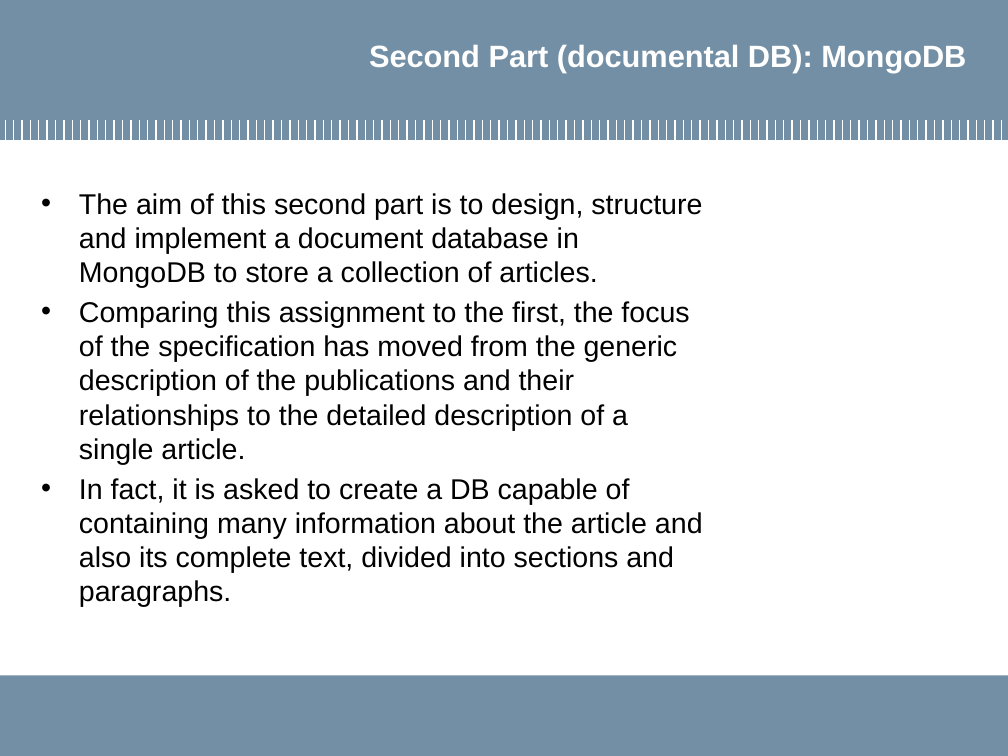
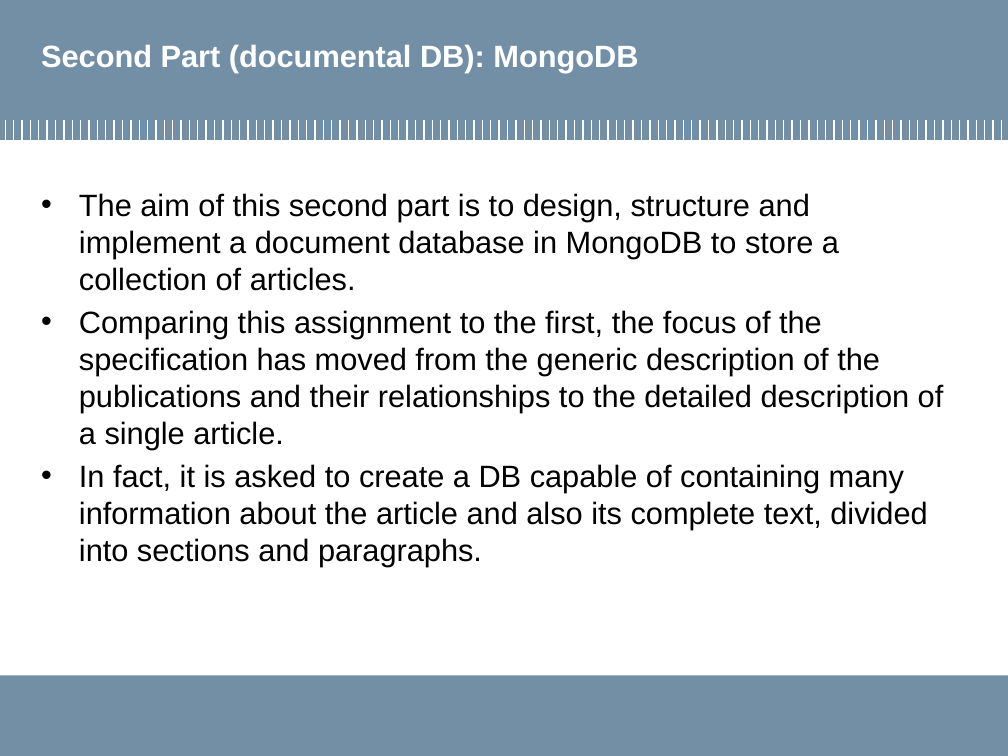
Before and after one commit to MarcoLucaPrevitera/BigData-Project, a slide deck: slide 24 of Presentation/FinalPresentation.pptx (slide 12 before the commit). Drawn at 1008x756 pixels with LibreOffice and Linux fonts; fonts in the diff are those of the drawing; background and template pictures are left out. Boxes give left, top, right and bottom in pixels: in the first picture for what was removed or moved away, otherwise in the second. Text is boxed around its words. In the diff, an @@ line names an element or a change of style, - is before the commit and + after.

```diff
--- a/Presentation/FinalPresentation.pptx
+++ b/Presentation/FinalPresentation.pptx
@@ title "Second Part (documental DB): MongoDB" at (41,44,638,72): alignment right to left @@
@@ text "The aim of this second ..." at (79,193,944,566): size 20.4 to 22 pt @@
```
Also in this commit, not shown: 9 other slides changed, 24 slides added, 6 slides removed, 10 other files.
